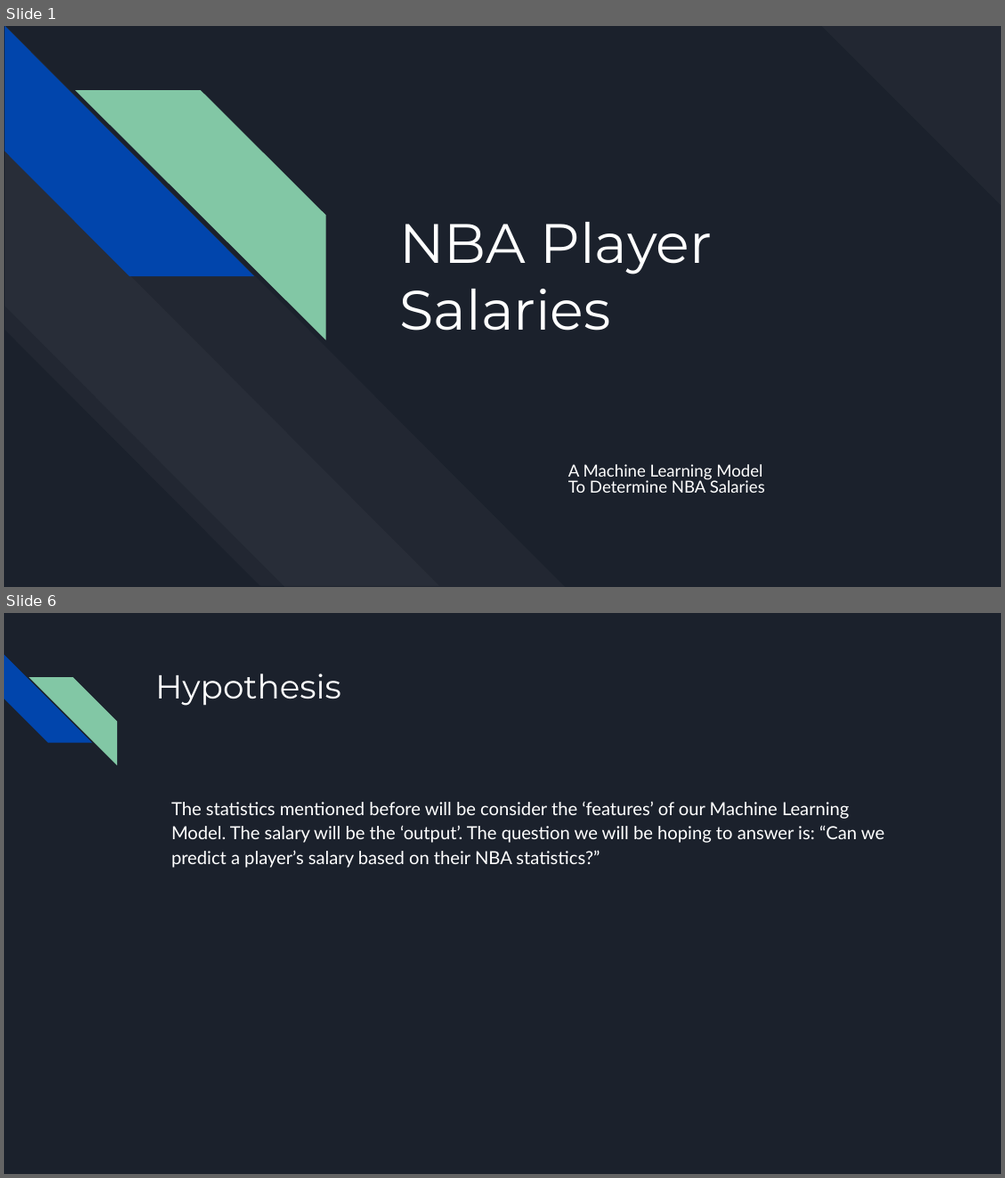
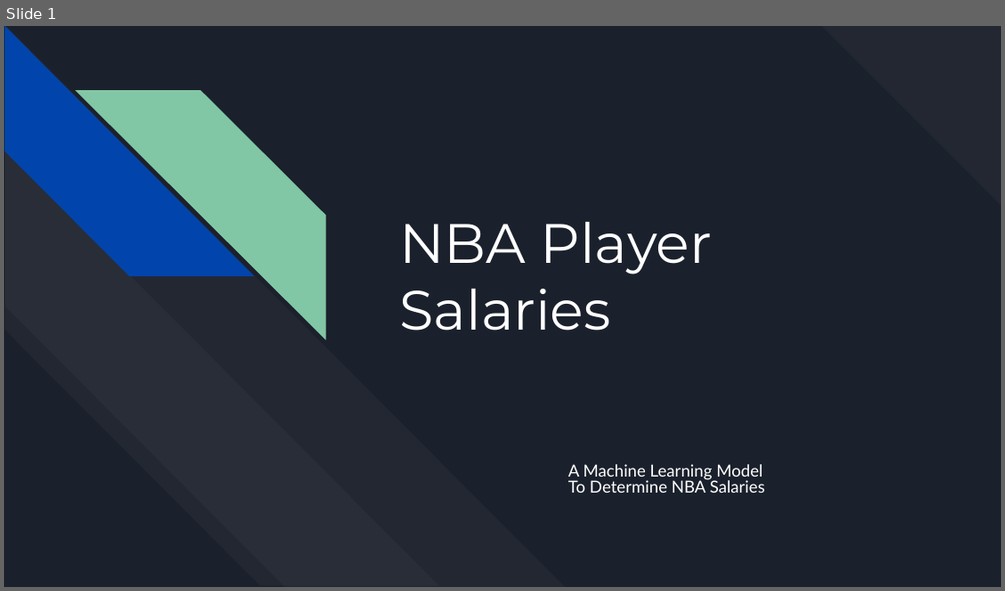
Before and after one commit to nickferrar/NBA_Salaries, a slide deck: Presentation/nba_player_salaries.pptx. Shown one above the other, each under a label of ours: slides 1 and 6 before the commit, slide 1 after it; the slides between them are not shown. The pictures are 1005x1178 and 1005x591 pixels, drawn with LibreOffice and Linux fonts; fonts in the diff are those of the drawing. Boxes give left, top, right and bottom in pixels: in the first picture for what was removed or moved away, otherwise in the second. Text is boxed around its words. In the diff, an @@ line names an element or a change of style, - is before the commit and + after.

```diff
--- a/Presentation/nba_player_salaries.pptx
+++ b/Presentation/nba_player_salaries.pptx
@@ slide 6 removed at (4,613,1001,1174), background #1B212C @@
@@ diag stripe removed at (4,655,92,743) @@
@@ diag stripe removed at (29,677,117,764) @@
@@ title removed at (155,674,341,706) @@
-Hypothesis
@@ text removed at (171,801,884,868) @@
-The statistics mentioned before will be consider the ‘features’ of our Machine Learning Model. The salary will be the ‘output’. The question we will be hoping to answer is: “Can we predict a player’s salary based on their NBA statistics?”
```
Also in this commit, not shown: 6 slides changed, 2 slides added, 1 other file.
